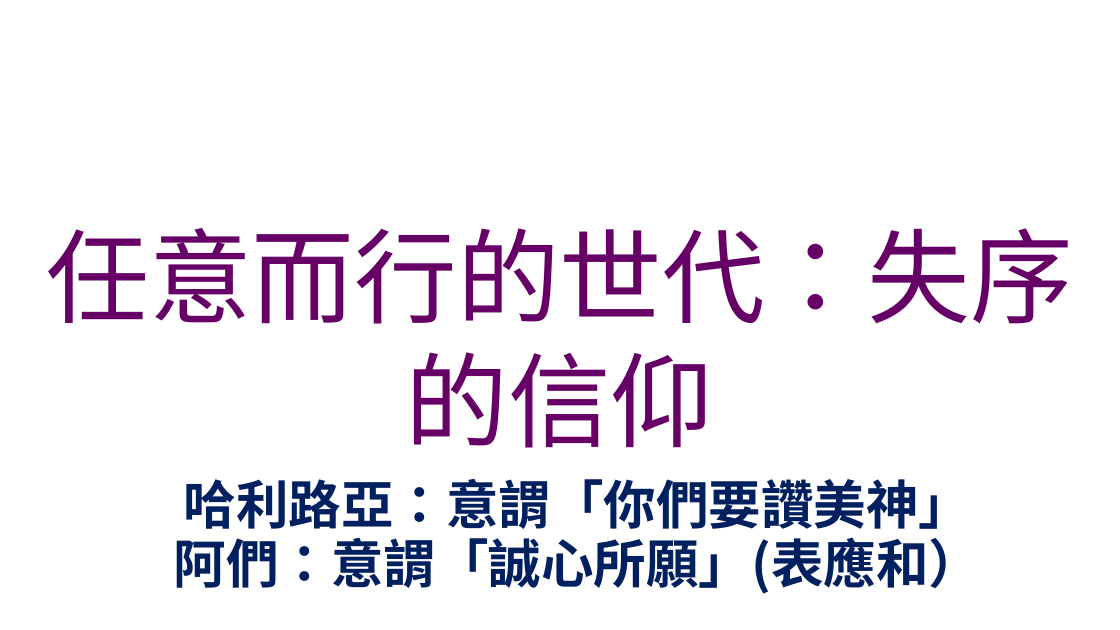
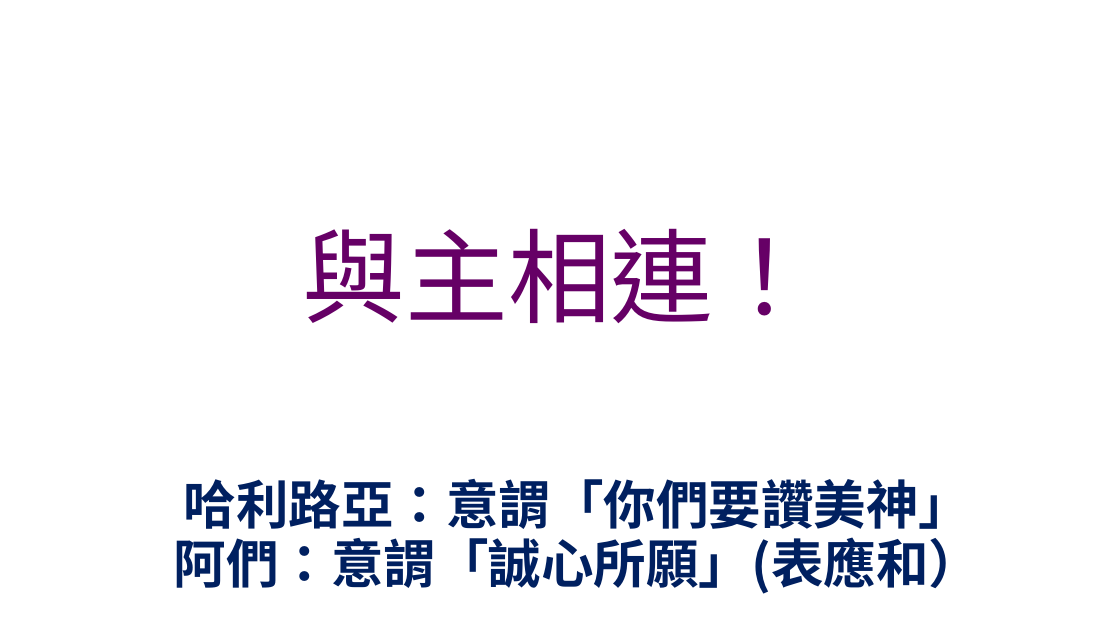
Before and after one commit to Rye-GT500/FaithSlide, a slide deck: slide 6 of 證道投影片.pptx (slide 5 before the commit). Drawn at 1120x630 pixels with LibreOffice and Linux fonts; fonts in the diff are those of the drawing; background and template pictures are left out. Boxes give left, top, right and bottom in pixels: in the first picture for what was removed or moved away, otherwise in the second. Text is boxed around its words. In the diff, an @@ line names an element or a change of style, - is before the commit and + after.

```diff
--- a/證道投影片.pptx
+++ b/證道投影片.pptx
@@ text at [303, 228, 816, 323]: text changed @@
-任意而行的世代：失序的信仰
+與主相連！
```
Also in this commit, not shown: 38 other slides changed, 28 slides added, 15 slides removed, 2 other files.
